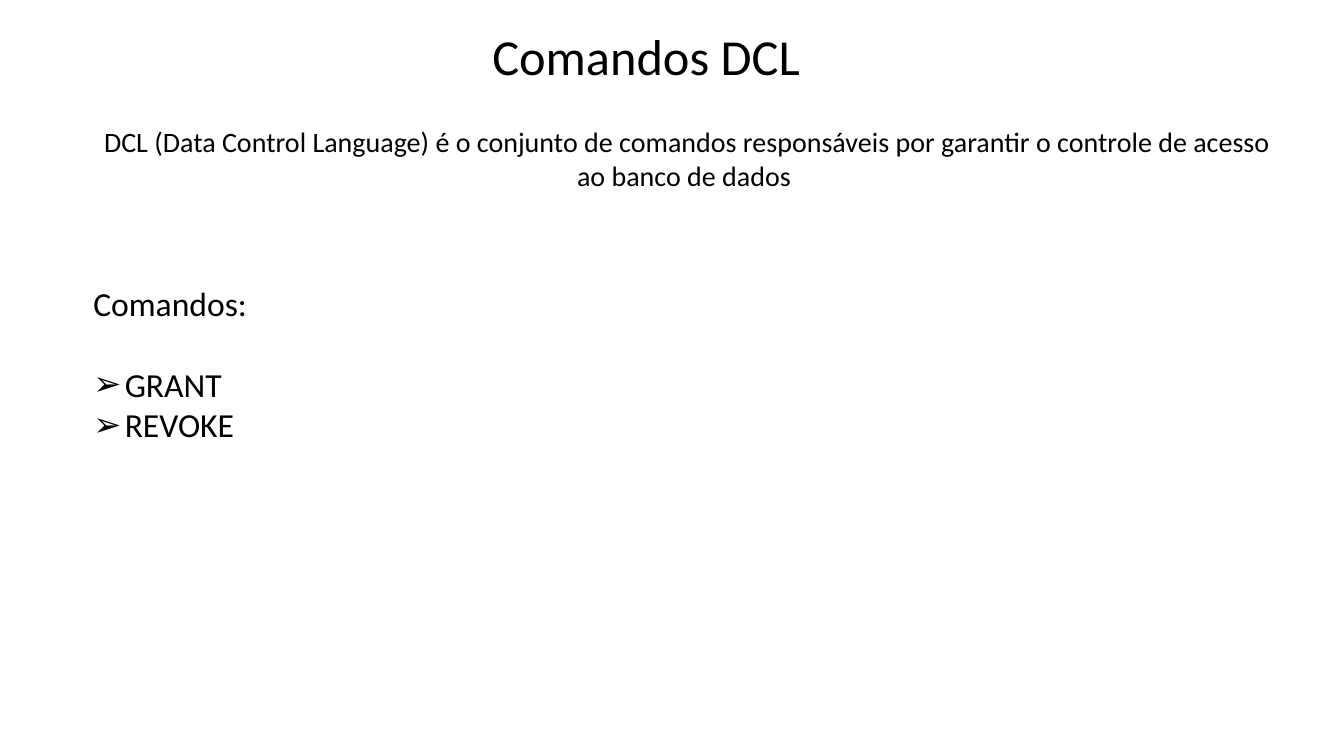
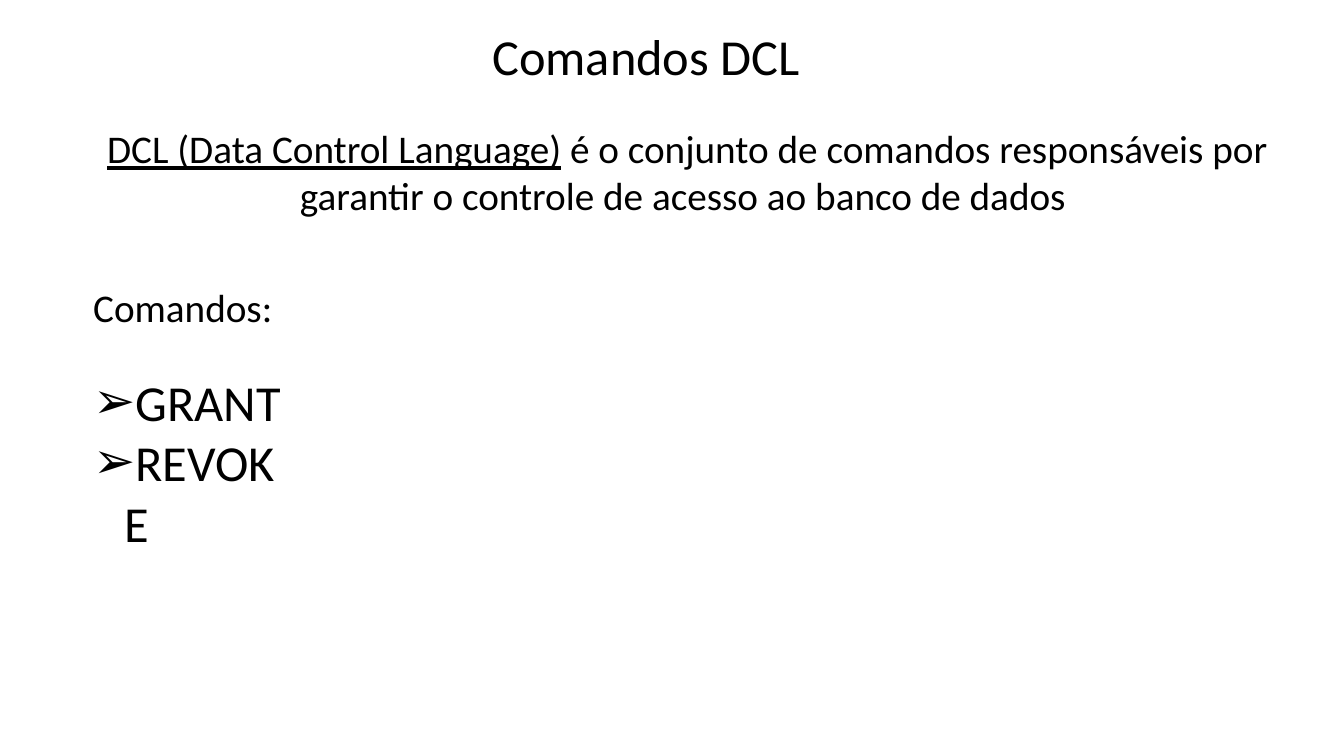
Before and after one commit to Felipe-Tagawa/C07-Monitoria, a slide deck: slide 4 of Aula 06/ComandosDCL.pptx. Drawn at 1344x756 pixels with LibreOffice and Linux fonts; fonts in the diff are those of the drawing; background and template pictures are left out. Boxes give left, top, right and bottom in pixels: in the first picture for what was removed or moved away, otherwise in the second. Text is boxed around its words. In the diff, an @@ line names an element or a change of style, - is before the commit and + after.

```diff
--- a/Aula 06/ComandosDCL.pptx
+++ b/Aula 06/ComandosDCL.pptx
@@ text "DCL (Data Control Language) é ..." at (107,134,1267,217): size 20 to 28 pt; underline on in "DCL (Data Control Language)" @@
@@ text "Comandos:" at (93,294,280,422): size 24 to 28 pt in "Comandos:"; size 24 to 36 pt in "GRANT", "REVOKE" @@
```
Also in this commit, not shown: 1 other slide changed, 2 other files.
